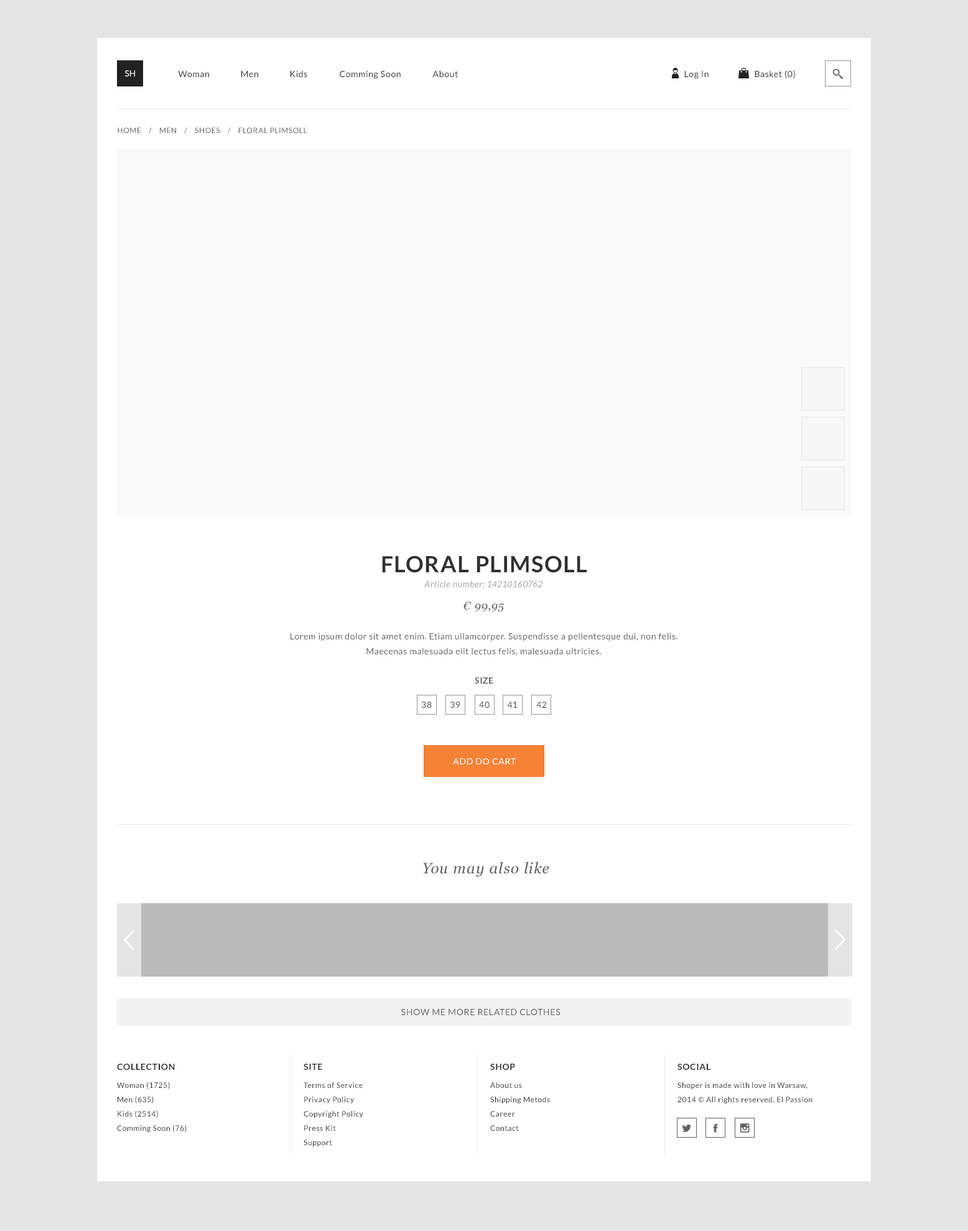
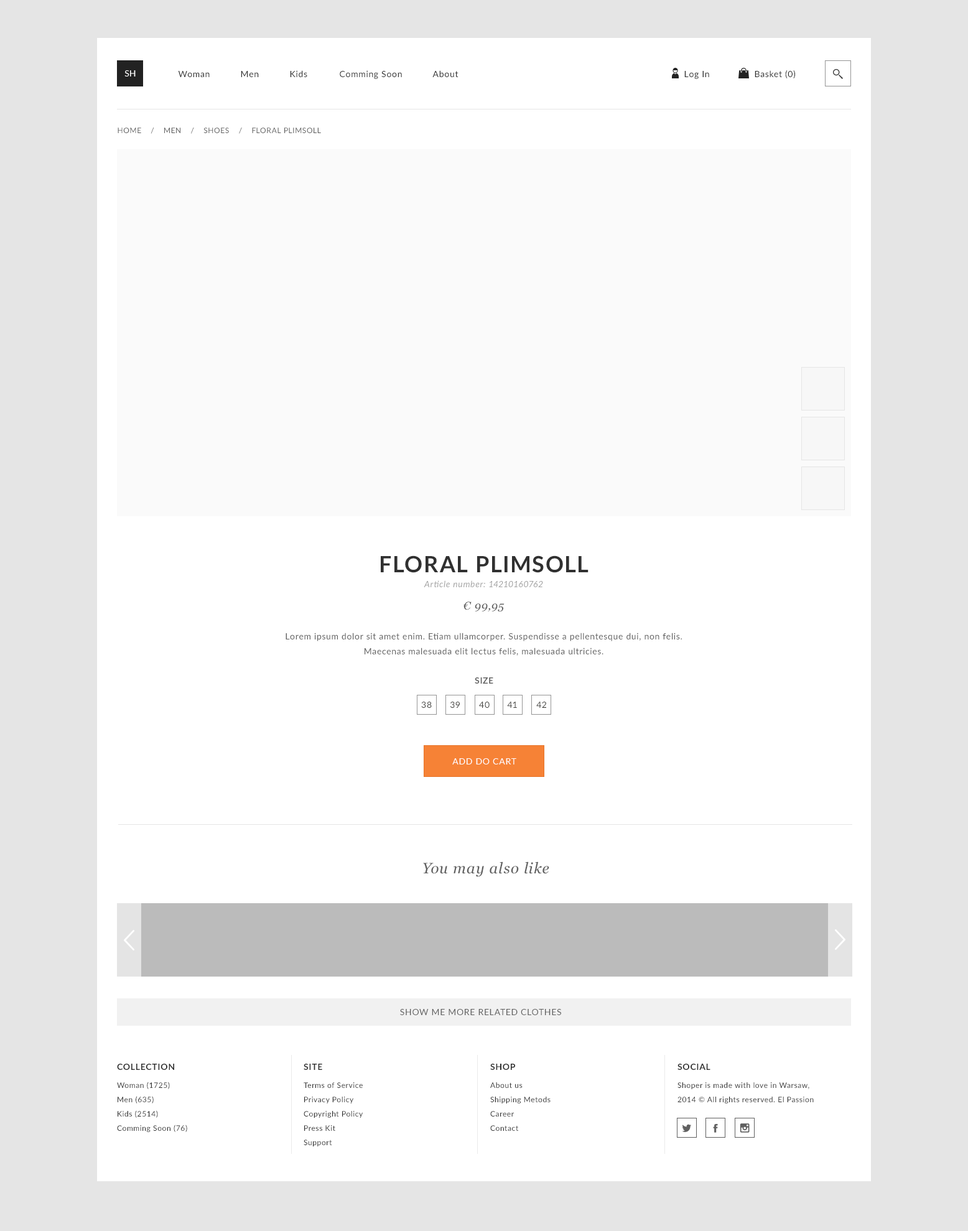
Layered file, before and after one edit (968 × 1231). Changes by layer:
painted on "sh" over (x1=124, y1=70, x2=136, y2=77)
painted on "Woman" over (x1=177, y1=70, x2=210, y2=78)
painted on "Men" over (x1=241, y1=70, x2=259, y2=78)
painted on "Kids" over (x1=291, y1=70, x2=308, y2=78)
painted on "Comming Soon" over (x1=339, y1=70, x2=402, y2=79)
painted on "About" over (x1=433, y1=70, x2=459, y2=78)
painted on "Log In" over (x1=685, y1=70, x2=710, y2=79)
painted on "Basket (0)" over (x1=755, y1=70, x2=795, y2=79)
painted on "HOME / men / shoes / FLORAL PLIMSOLL" over (x1=121, y1=127, x2=321, y2=134)
painted on "FLORAL PLIMSOLL Article number: 14210160762 € 99,95" over (x1=380, y1=555, x2=589, y2=588)
painted on "Lorem ipsum dolor sit amet enim. Etiam ullamcorper. Suspendisse" over (x1=285, y1=632, x2=682, y2=656)
painted on "Size" (1st of 2, in "details" › "Group 1" › "Group 5" › "size") over (x1=474, y1=677, x2=493, y2=684)
painted on "42" over (x1=536, y1=701, x2=547, y2=708)
painted on "39" over (x1=449, y1=701, x2=461, y2=708)
painted on "Add do cart" over (x1=452, y1=758, x2=517, y2=765)
painted on "Show me more related clothes" over (x1=399, y1=1008, x2=562, y2=1016)
painted on "Collection" (2nd of 2, in "footer" › "Collection") over (x1=116, y1=1063, x2=175, y2=1070)
painted on "Woman (1725) Men (635) Kids (2514) Comming Soon (76)" over (x1=116, y1=1081, x2=188, y2=1133)
painted on "site" over (x1=303, y1=1063, x2=322, y2=1070)
painted on "Terms of Service Privacy Policy Copyright Policy Press Kit" over (x1=303, y1=1082, x2=364, y2=1146)
painted on "Shop" (2nd of 2, in "footer" › "Shop") over (x1=490, y1=1063, x2=516, y2=1070)
painted on "About us Shipping Metods Career Contact" over (x1=490, y1=1082, x2=551, y2=1131)
painted on "social" (1st of 2, in "footer" › "Social") over (x1=677, y1=1063, x2=711, y2=1070)
painted on "Shoper is made with love in Warsaw, 2014 © All rights reserved" over (x1=677, y1=1082, x2=814, y2=1104)
…and 3 more changes (3 painted)
